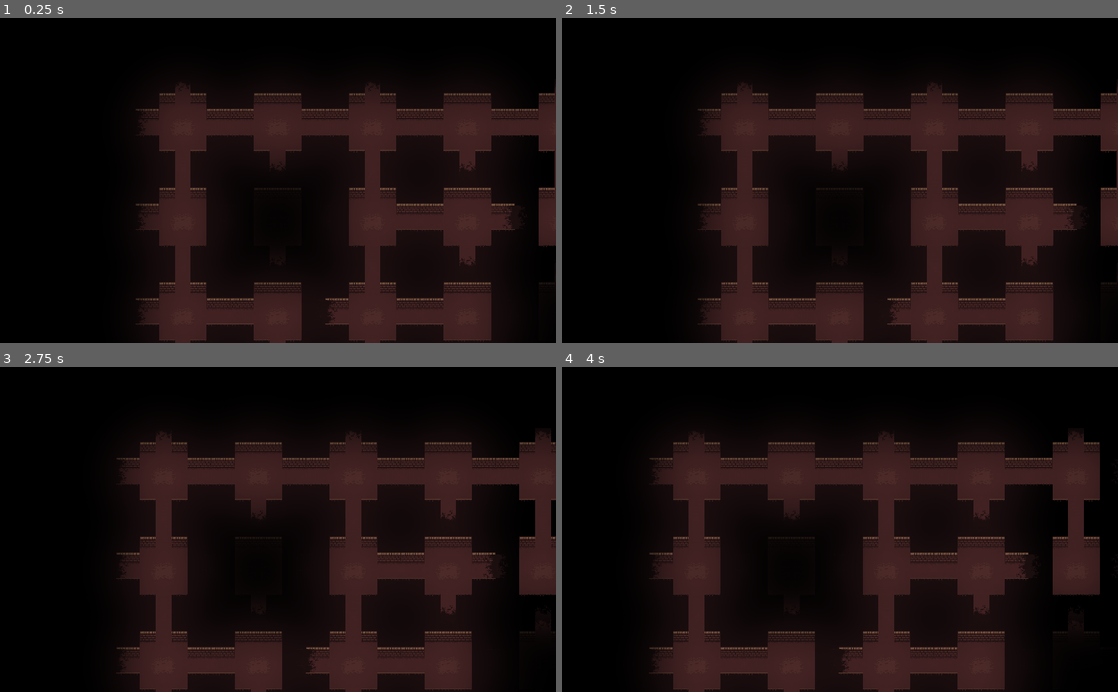
Above: before the commit, frames 1-4 (two rows, left to right).
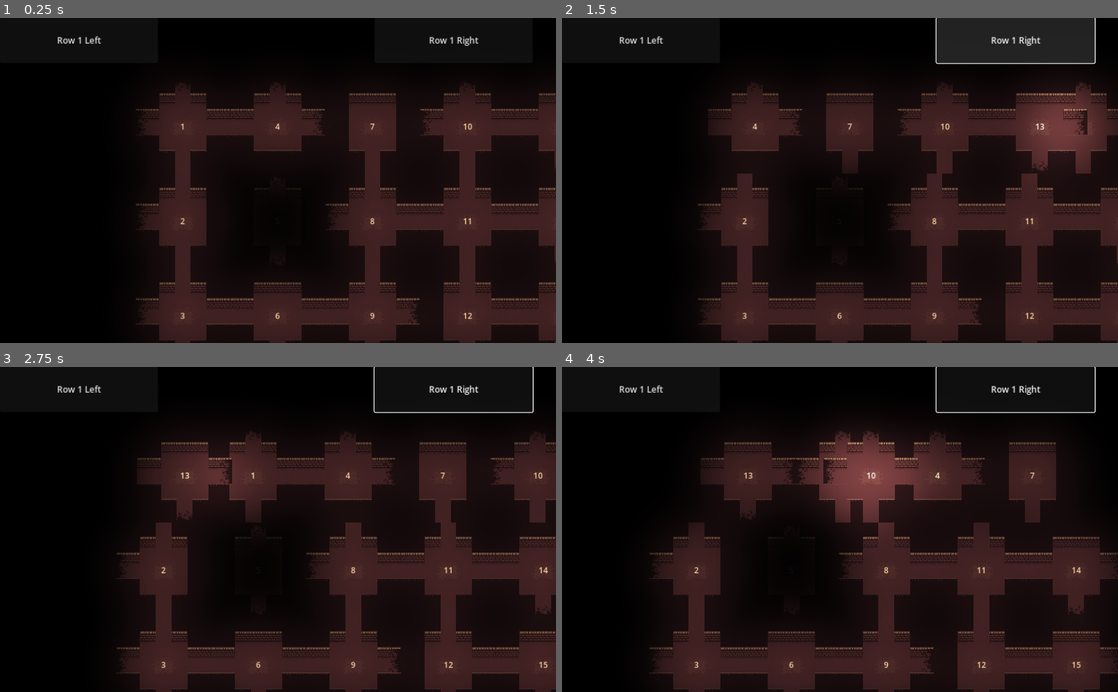
Above: after the commit, the same moments.

Repository: Ghosttown-sys/Living-Board
Game: Godot game, scene res://Game/Game_Play/gameplay.tscn
Two runs of this game, one before a commit and one after it. Both use one fixed random seed, a clock stepped at 60 frames per second and the inputs below. This scene is started directly instead of the project's main scene.
Inputs (mouse positions are in pixels of both pictures, inside the frame that each line leads up to):
- Up to frame 1 (0.25 s): no input
- Up to frame 2 (1.5 s): click (639, 40) at 0.5 s, where only the run after the commit has a clickable "Row 1 Left"; click (1017, 40) at 1.25 s, where only the run after the commit has a clickable "Row 1 Right"
- Up to frame 3 (2.75 s): tap Enter (interact) at 2 s; move the mouse to (400, 513) at 2.02 s; hold D (ui_right) from 2.03 s (still down); hold Middle mouse button (drag_camera) from 2.03 s (still down); click (400, 513) at 2.17 s
- Up to frame 4 (4 s): release D (ui_right) at 2.75 s; release Middle mouse button (drag_camera) at 2.75 s; drag from (728, 545) to (812, 594) at 2.77 s; tap Space at 3.5 s; move the mouse to (895, 458) at 3.52 s; hold D (ui_right) from 3.53 s (still down); tap S (to_down_camera) at 3.6 s

The runs differ from the first frame. In frame 1, 4.5% of the frame differs, in the area x 10-100%, y 5-100%; in frame 2, 13%; in frame 3, 8.7%; in frame 4, 17%, in the area x 10-100%, y 0-100%.

Commit message:
feat: moving rooms

Diff:
--- /dev/null
+++ b/Game/Core/rooms/board_manipulator.gd
@@ -0,0 +1,58 @@
+extends Node2D
+
+var grid_height : int
+var grid_width : int
+var grid = [] :
+	set(value):
+		grid = value
+		grid_height = value.size()
+		grid_width = value[0].size()
+
+func print_grid():
+	if grid.is_empty():
+		return;
+	var to_print = ""
+	for column in grid[0].size():
+		for row in grid.size():
+			to_print += str(grid[row][column].room_id) + "-"
+		to_print += "\n"
+	print(to_print)
+
+func push_column(col_index, direction : Game_Manager.DIRECTION):
+	print(" Pushing column ", col_index, " to the ", Game_Manager.DIRECTION.keys()[direction])
+	if col_index >= grid_height:
+		printerr(col_index, " is out of bound")
+		return
+	if direction != Game_Manager.DIRECTION.UP && direction != Game_Manager.DIRECTION.DOWN:
+		printerr(Game_Manager.DIRECTION.keys()[direction], " is not supported")
+		return
+
+	var column = grid[col_index]
+	if direction == Game_Manager.DIRECTION.DOWN:
+		var tail = column.pop_back();
+		column.push_front(tail);
+	else:# direction == DIRECTION.UP
+		var head = column.pop_front();
+		column.push_back(head);
+
+func push_row(row_index, direction : Game_Manager.DIRECTION):
+	print(" Pushing row ", row_index, " to the ", Game_Manager.DIRECTION.keys()[direction])
+	if row_index >= grid_width:
+		printerr(row_index, " is out of bound")
+		return
+	if direction != Game_Manager.DIRECTION.LEFT && direction != Game_Manager.DIRECTION.RIGHT:
+		printerr(Game_Manager.DIRECTION.keys()[direction], " is not supported")
+		return
+
+	if direction == Game_Manager.DIRECTION.RIGHT:
+		# Remove the last element of each row and insert it at the start of the next row
+		var tail = grid[grid_height - 1][row_index]
+		for row in range(grid_height - 1, 0, -1):
+			grid[row][row_index] = grid[row - 1][row_index]
+		grid[0][row_index] = tail
+	else:  # direction == DIRECTION.LEFT
+		# Remove the first element of each row and append it to the end of the previous row
+		var head = grid[0][row_index]
+		for column in range(grid_height - 1):
+			grid[column][row_index] = grid[column + 1][row_index]
+		grid[grid_height - 1][row_index] = head
--- a/Game/Core/rooms/room.gd
+++ b/Game/Core/rooms/room.gd
@@ -1,9 +1,15 @@
 extends Node2D
 class_name room
 
+static var static_id : int
+var room_id : int :
+	set(value):
+		room_id = value;
+		static_id += 1
 var active : bool :
 	set(value):
 		light.visible = value
+		pass
 # rotation/ facing towards
 var direction : Game_Manager.DIRECTION
 # which directions have a corridor
@@ -28,7 +34,7 @@
 	7 : Top_Fog
 	8 : Bottom_Fog
 """
-
+@onready var debug_label = $Label
 
 func _ready():
 	assign_random_openings()
@@ -38,6 +44,8 @@
 	# for layers 1 to 4 (corridor layers)
 	for direction in range(1,5):
 		tilemap.set_layer_enabled(direction, openings.has(direction - 1));
+	debug_label.text = str(room_id);
+
 
 func get_room_pixel_size():
 	return tilemap.get_used_rect().size * tilemap.rendering_quadrant_size
--- a/Game/Core/rooms/room.tscn
+++ b/Game/Core/rooms/room.tscn
@@ -32,3 +32,13 @@
 [node name="light" type="PointLight2D" parent="."]
 color = Color(0.950359, 0.804054, 0.619357, 1)
 texture = ExtResource("3_6m736")
+
+[node name="Label" type="Label" parent="."]
+anchors_preset = 15
+anchor_right = 1.0
+anchor_bottom = 1.0
+grow_horizontal = 2
+grow_vertical = 2
+text = "1"
+horizontal_alignment = 1
+vertical_alignment = 1
--- a/Game/Core/rooms/room_manipulator.gd
+++ /dev/null
@@ -1,64 +0,0 @@
-extends Node2D
-
-@onready var tile_map = $TileMap
-
-@export var grid = []
-@export var grid_width = 5
-@export var grid_height = 5
-
-@export_category("Debug")
-@export var print_grid_button: bool:
-	set(value):
-		print_grid()
-
-func _ready():
-	for i in grid_width:
-		grid.append([])
-		for j in grid_height:
-			grid[i].append(str(j,"-",i))
-
-func print_grid():
-	if grid.is_empty():
-		return;
-	push_column(0, Game_Manager.DIRECTION.DOWN)
-	for column in grid.size():
-		print(grid[column], "\n")
-
-func push_row(row_index, direction : Game_Manager.DIRECTION):
-	print(" Pushing row ", row_index, " to the ", Game_Manager.DIRECTION.keys()[direction])
-	if row_index >= grid_height:
-		printerr(row_index, " is out of bound")
-		return
-	if direction != Game_Manager.DIRECTION.LEFT && direction != Game_Manager.DIRECTION.RIGHT:
-		printerr(Game_Manager.DIRECTION.keys()[direction], " is not supported")
-		return
-
-	var row = grid[row_index]
-	if direction == Game_Manager.DIRECTION.RIGHT:
-		var tail = row.pop_back();
-		row.push_front(tail);
-	else:# direction == DIRECTION.LEFT
-		var head = row.pop_front();
-		row.push_back(head);
-
-func push_column(col_index, direction : Game_Manager.DIRECTION):
-	print(" Pushing column ", col_index, " to the ", Game_Manager.DIRECTION.keys()[direction])
-	if col_index >= grid_width:
-		printerr(col_index, " is out of bound")
-		return
-	if direction != Game_Manager.DIRECTION.UP && direction != Game_Manager.DIRECTION.DOWN:
-		printerr(Game_Manager.DIRECTION.keys()[direction], " is not supported")
-		return
-
-	if direction == Game_Manager.DIRECTION.DOWN:
-		# Remove the last element of each row and insert it at the start of the next row
-		var tail = grid[grid_height - 1][col_index]
-		for row in range(grid_height - 1, 0, -1):
-			grid[row][col_index] = grid[row - 1][col_index]
-		grid[0][col_index] = tail
-	else:  # direction == DIRECTION.UP
-		# Remove the first element of each row and append it to the end of the previous row
-		var head = grid[0][col_index]
-		for row in range(grid_height - 1):
-			grid[row][col_index] = grid[row + 1][col_index]
-		grid[grid_height - 1][col_index] = head
--- a/Game/Game_Play/board_manager.gd
+++ b/Game/Game_Play/board_manager.gd
@@ -4,20 +4,21 @@
 @export var board_width : int
 
 @export var room_template: Resource
-
-var rooms = {}
+var rooms = []
 
 func _ready():
 	var room_scene = load(room_template.resource_path)
-	for x in board_height:
-		for y in board_width:
+	for x in board_width:
+		rooms.append([])
+		for y in board_height:
 			create_new_room(room_scene,x,y)
 	initialize_board();
 
 func create_new_room(room_scene,x, y):
 	# Create the room
 	var room_instance = room_scene.instantiate();
-
+	room_instance.room_id = room_instance.static_id + 1;
+	rooms[x].append(room_instance)
 	add_child(room_instance)
 	room_instance.active = false
 	room_instance.coordinates = Vector2i(x,y)
@@ -25,15 +26,18 @@
 	var room_size = room_instance.get_room_pixel_size()
 	room_instance.position = Vector2(room_size.x * x,room_size.y * y);
 
-	rooms[Vector2i(x,y)] = room_instance;
 
 func initialize_board():
 	var visited_rooms = []
-	var central_room = rooms[Vector2i(board_width/2,board_height/2)]
+	var central_room = rooms[board_width/2][board_height/2]
 	central_room.openings = Game_Manager.ALL_DIRECTIONS.duplicate();
 	central_room.update_visuals()
 
+	# Recursively find all rooms connected to the centre
 	find_connected_rooms(central_room,visited_rooms)
+
+	BoardManipulator.grid = rooms;
+
 
 func find_connected_rooms(room, visited_rooms):
 	visited_rooms.append(room)
@@ -44,9 +48,7 @@
 		if next_room_coordinates.x >= board_width || next_room_coordinates.y >= board_height\
 		 || next_room_coordinates.x < 0 || next_room_coordinates.y < 0:
 			continue
-
-		var next_room = rooms[next_room_coordinates];
-
+		var next_room = rooms[next_room_coordinates.x][next_room_coordinates.y];
 		if next_room.openings.has(Game_Manager.opposite_direction[direction]):
 			# Disable fog between corridors if both ways are connected
 			room.enable_corridor_fog(direction, false)
@@ -55,3 +57,31 @@
 			# if it was not visited yet, perform the recursion
 			if not visited_rooms.has(next_room):
 				find_connected_rooms(next_room, visited_rooms)
+
+func update_board():
+	for x in rooms.size():
+		for y in rooms[0].size():
+			rooms[x][y].coordinates = Vector2i(x,y);
+			rooms[x][y].update_visuals()
+	update_rooms_positions()
+	pass
+
+func update_rooms_positions():
+	for x in rooms.size():
+		for y in rooms[0].size():
+			var tween = get_tree().create_tween()
+			# update position
+			var room = rooms[x][y]
+			var room_size = room.get_room_pixel_size();
+			var new_position :Vector2 = Vector2(room_size.x * room.coordinates.x,room_size.y * room.coordinates.y);
+			tween.tween_property(room, "position", new_position, 0.8).set_trans(Tween.TRANS_QUAD)
+
+func Push_Left():
+	BoardManipulator.push_row(0,Game_Manager.DIRECTION.LEFT)
+	BoardManipulator.print_grid()
+	update_board()
+
+func Push_Right():
+	BoardManipulator.push_row(0,Game_Manager.DIRECTION.RIGHT)
+	BoardManipulator.print_grid()
+	update_board()
--- a/Game/Game_Play/gameplay.tscn
+++ b/Game/Game_Play/gameplay.tscn
@@ -6,7 +6,7 @@
 
 [node name="Board" type="Node2D"]
 script = ExtResource("1_lwgv5")
-board_height = 5
+board_height = 3
 board_width = 5
 room_template = ExtResource("1_evmpu")
 
@@ -24,3 +24,20 @@
 
 [node name="CanvasModulate" type="CanvasModulate" parent="."]
 color = Color(0, 0, 0, 1)
+
+[node name="CanvasLayer" type="CanvasLayer" parent="."]
+
+[node name="Button" type="Button" parent="CanvasLayer"]
+offset_right = 291.0
+offset_bottom = 83.0
+text = "Row 1 Left"
+
+[node name="Button2" type="Button" parent="CanvasLayer"]
+offset_left = 690.0
+offset_right = 981.0
+offset_bottom = 83.0
+text = "Row 1 Right"
+
+[connection signal="pressed" from="CanvasLayer/Button" to="." method="Push_Left"]
+[connection signal="pressed" from="CanvasLayer/Button" to="." method="push"]
+[connection signal="pressed" from="CanvasLayer/Button2" to="." method="Push_Right"]
--- a/project.godot
+++ b/project.godot
@@ -23,6 +23,7 @@
 GameStateService="*res://addons/game_state_helper/game_state_service.gd"
 TransitionMgr="*res://addons/transition_mgr/transition_mgr.tscn"
 Game_Manager="*res://Global/Game_Manager.gd"
+BoardManipulator="*res://Game/Core/rooms/board_manipulator.gd"
 
 [debug]
 
@@ -158,5 +159,7 @@
 
 [rendering]
 
+renderer/rendering_method="gl_compatibility"
+renderer/rendering_method.mobile="gl_compatibility"
 environment/defaults/default_clear_color=Color(0.419369, 0.222995, 0.352315, 1)
 environment/defaults/default_environment="res://Music/default_env.tres"
